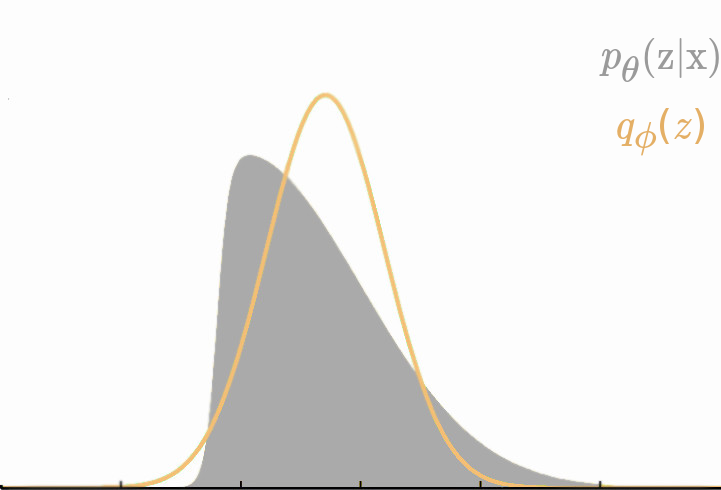
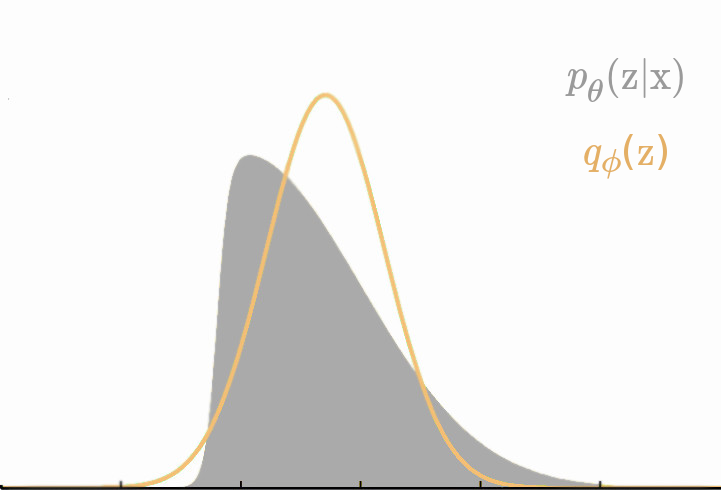
Layers edited between the first and the second 721px x 490px image:
painted on "pθ(z|x) ..." over (x1=565, y1=38, x2=719, y2=179)
